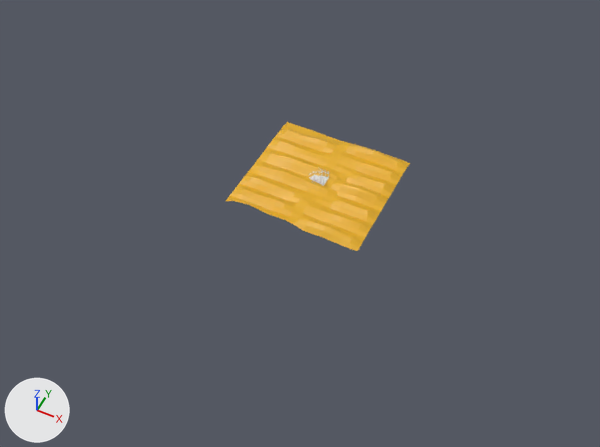
Renders of the Blender file Assets/Models/DesertScene.blend from each side of a commit.
The view is the same before and after, from a camera (50 mm lens) standing at (724.0, -1579.0, 1745.0) and looking at (-5.0, -120.0, -79.0). Arrows for +X, +Y and +Z are at lower left; the lights stay in place.

Objects in the first picture: 'DesertPlanes'.
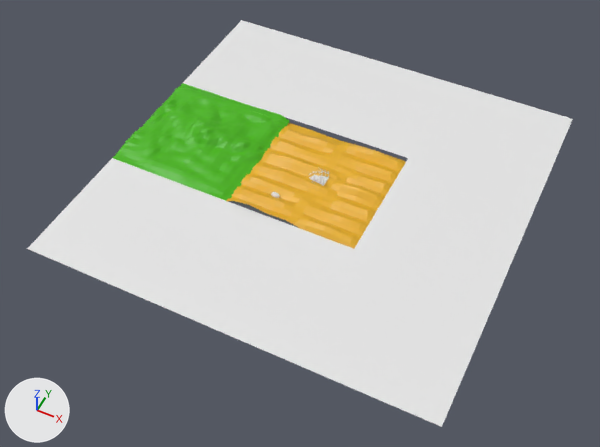
Patch to the scene script:
```diff
--- a/Assets/Models/DesertScene.blend.py
+++ b/Assets/Models/DesertScene.blend.py
@@ mat_grass @@
+mat_grass = principled_material('Grass')
+mat_grass.base_color = (0.0619, 0.467, 0.0)  # green #46b600
@@ me_plane_007 @@
+me_plane_007.from_pydata(...)  # 1089 vertices, 1024 faces; spans x -1.01..1.01, y -1.0..1.0, z -0.04..0.23
+me_plane_007.materials.append(mat_grass)  # green #46b600
@@ ob_plane_008 @@
+ob_plane_008 = bpy.data.objects.new('Plane.008', me_plane_001.copy())  # the mesh of ob_plane
+ob_plane_008.location = (400.0, 400.0, 0.0)
+ob_plane_008.scale = (200.0, 200.0, 200.0)
@@ ob_plane_007 @@
+ob_plane_007 = bpy.data.objects.new('Plane.007', me_plane_001.copy())  # the mesh of ob_plane
+ob_plane_007.location = (0.0, 400.0, 0.0)
+ob_plane_007.scale = (200.0, 200.0, 200.0)
@@ ob_plane_006 @@
+ob_plane_006 = bpy.data.objects.new('Plane.006', me_plane_001.copy())  # the mesh of ob_plane
+ob_plane_006.location = (-400.0, 400.0, 0.0)
+ob_plane_006.scale = (200.0, 200.0, 200.0)
@@ ob_plane_005 @@
+ob_plane_005 = bpy.data.objects.new('Plane.005', me_plane_007)
+ob_plane_005.location = (-400.0, 0.0, 0.0)
+ob_plane_005.scale = (200.0, 200.0, 200.0)
@@ ob_plane_004 @@
+ob_plane_004 = bpy.data.objects.new('Plane.004', me_plane_001.copy())  # the mesh of ob_plane
+ob_plane_004.location = (-400.0, -400.0, 0.0)
+ob_plane_004.scale = (200.0, 200.0, 200.0)
@@ ob_plane_003 @@
+ob_plane_003 = bpy.data.objects.new('Plane.003', me_plane_001.copy())  # the mesh of ob_plane
+ob_plane_003.location = (0.0, -400.0, 0.0)
+ob_plane_003.scale = (200.0, 200.0, 200.0)
@@ ob_plane_002 @@
+ob_plane_002 = bpy.data.objects.new('Plane.002', me_plane_001.copy())  # the mesh of ob_plane
+ob_plane_002.location = (400.0, -400.0, 0.0)
+ob_plane_002.scale = (200.0, 200.0, 200.0)
@@ ob_plane_001 @@
+ob_plane_001 = bpy.data.objects.new('Plane.001', me_plane_001.copy())  # the mesh of ob_plane
+ob_plane_001.location = (400.0, 0.0, 0.0)
+ob_plane_001.scale = (200.0, 200.0, 200.0)
```

Changed parts and their boxes [x1, y1, x2, y2] in the pictures (600 x 447 px):
'Plane.002', added: after [287, 249, 495, 427]
'Plane.003', added: after [150, 201, 354, 360]
'Plane.001', added: after [354, 158, 538, 301]
'Plane.004', added: after [27, 158, 227, 301]
'Plane.005', added (green): after [113, 83, 290, 201]
'Plane.008', added: after [409, 83, 573, 201]
'Plane.007', added: after [291, 51, 453, 158]
'Plane.006', added: after [183, 20, 343, 119]
